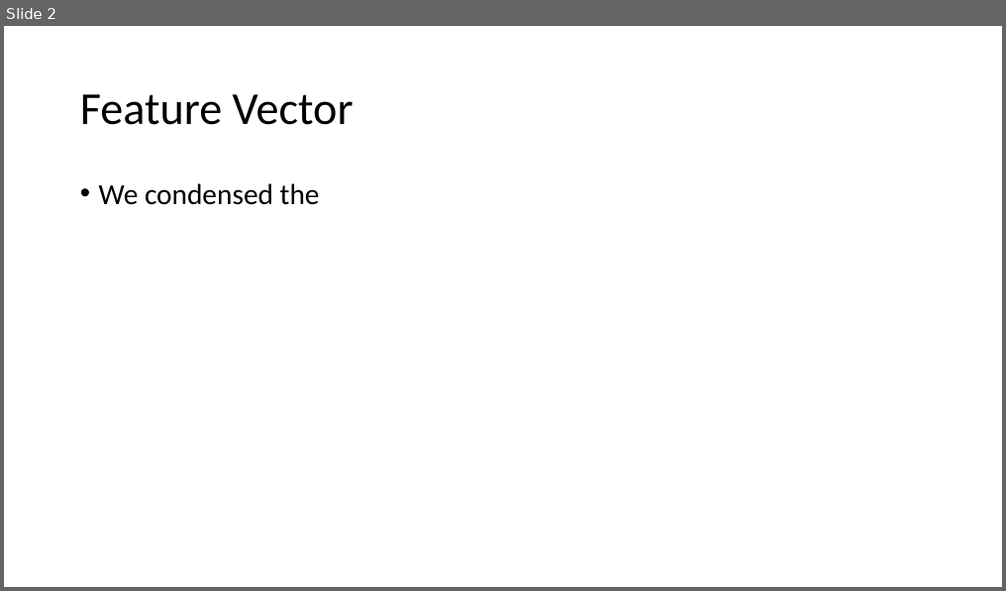
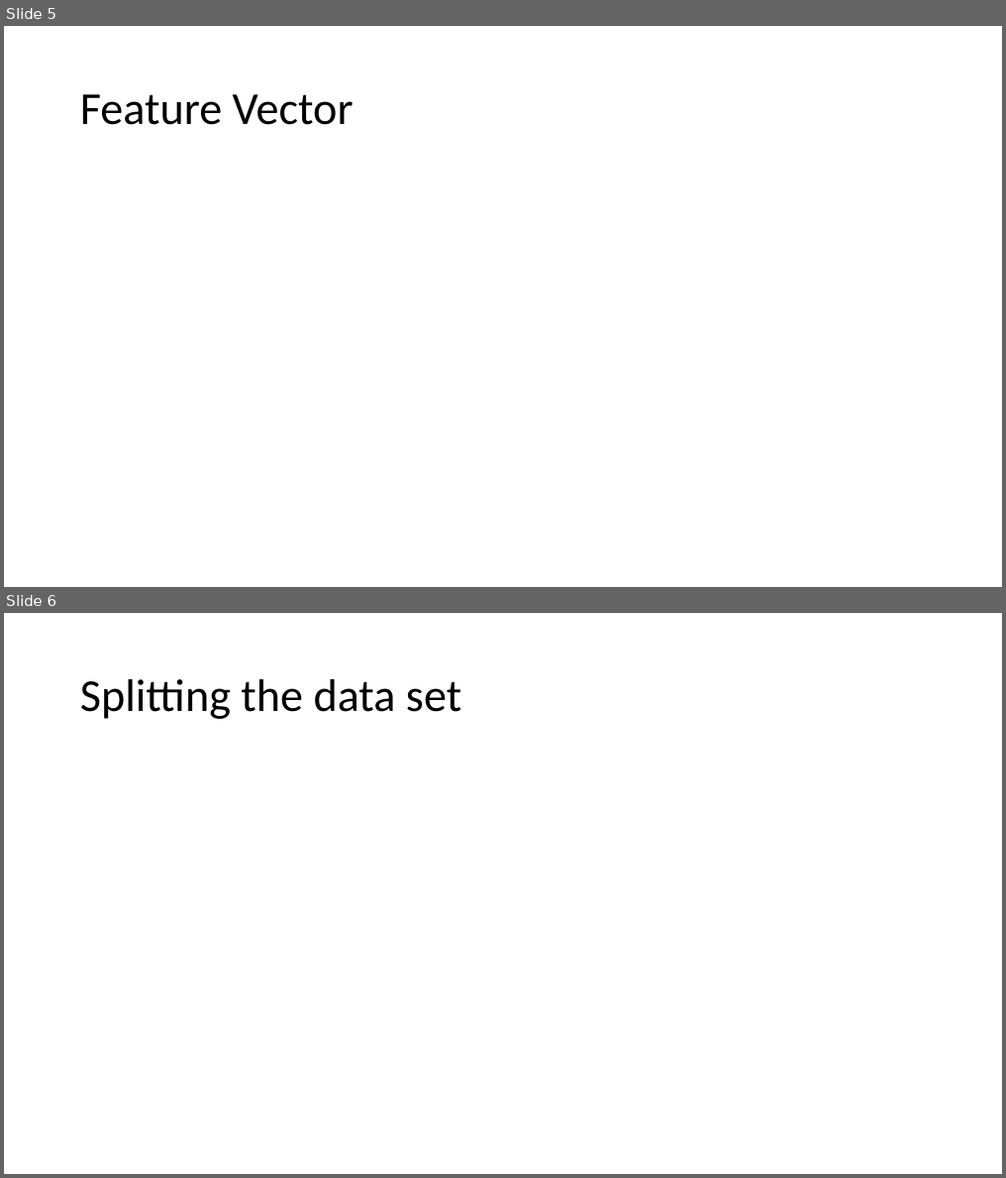
Before and after one commit to liangwangENST/SR2I208-Detection-Malicious-data, a slide deck: slide/Presentation.pptx. Shown one above the other, each under a label of ours: slide 2 before the commit, slides 5 and 6 after it. The pictures are 1006x591 and 1006x1178 pixels, drawn with LibreOffice and Linux fonts; fonts in the diff are those of the drawing. Boxes give left, top, right and bottom in pixels: in the first picture for what was removed or moved away, otherwise in the second. Text is boxed around its words. In the diff, an @@ line names an element or a change of style, - is before the commit and + after.

```diff
--- a/slide/Presentation.pptx
+++ b/slide/Presentation.pptx
@@ slide 6 added at (4,613,1002,1174), background #FFFFFF @@
@@ title added at (80,679,461,719), 44 pt, text #000000 @@
+Splitting the data set
@@ what was slide 2 is now slide 5 @@
@@ slide 5 changed as well @@
@@ text removed at (99,183,320,205) @@
-• We condensed the
```
Also in this commit, not shown: 10 other slides added, 1 slide removed, 4 other files.
